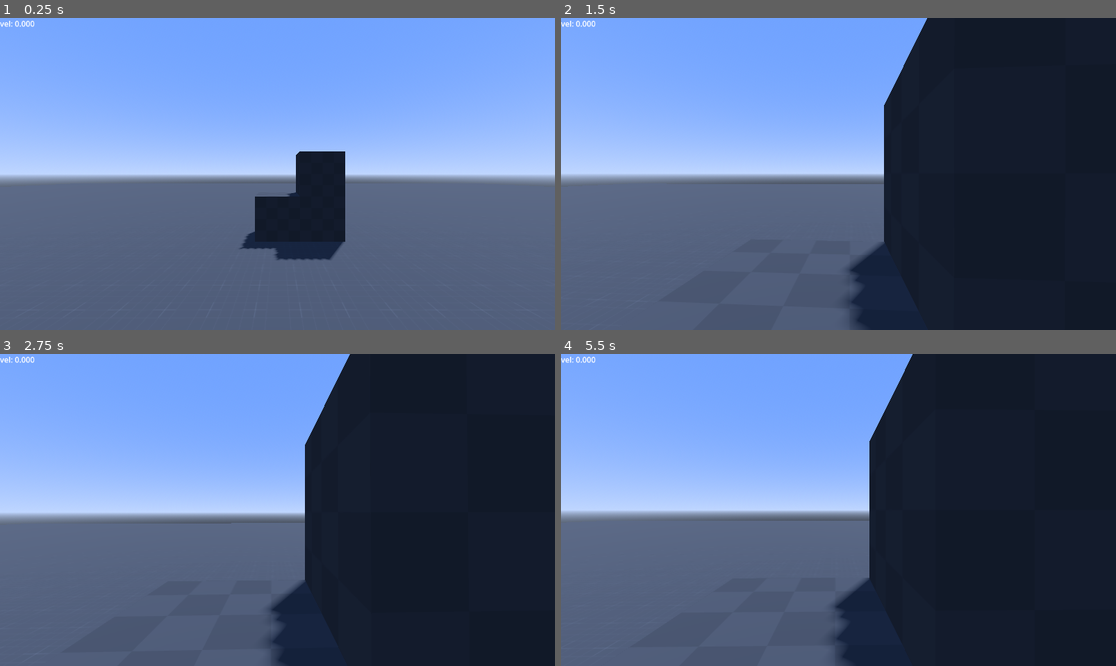
Above: before the commit, frames 1-4 (two rows, left to right).
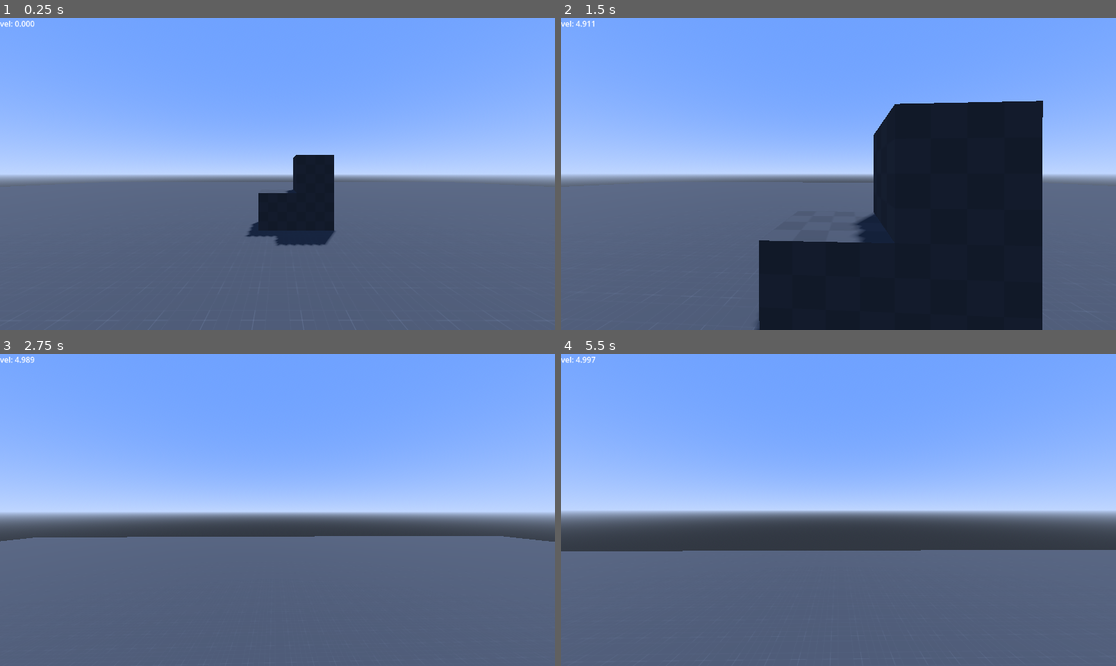
Above: after the commit, the same moments.

Repository: mvahaste/quake-like-movement-gd
Game: Godot game, scene res://Main.tscn
The game is run twice, just before and just after one commit, with the same random seed, the same clock (stepped at 60 frames per second) and the same inputs.
Inputs (mouse positions are in pixels of both pictures, inside the frame that each line leads up to):
- Up to frame 1 (0.25 s): no input
- Up to frame 2 (1.5 s): tap Enter (ui_accept) at 0.5, 0.6 s; move the mouse to (866, 174) at 0.52 s; hold Space (jump, bound only after the commit) 0.53-1.28 s; hold W (move_forward) from 0.53 s (still down); move the mouse to (810, 174) at 1.27 s; tap Space (jump, bound only after the commit) at 1.35 s
- Up to frame 3 (2.75 s): keep holding W (move_forward); tap Space (jump, bound only after the commit) at 1.52, 1.82 s; tap Enter (ui_accept) at 1.55, 2.1 s; move the mouse to (288, 503) at 2.02 s; hold Space (jump, bound only after the commit) from 2.03 s (still down)
- Up to frame 4 (5.5 s): keep holding W (move_forward); tap Enter (ui_accept) at 2.75, 2.85, 4.35, 5.1 s; move the mouse to (832, 516) at 2.77 s; release Space (jump, bound only after the commit) at 2.78 s; tap Space (jump, bound only after the commit) at 3.02, 3.32, 4.52, 4.82 s; move the mouse to (877, 513) at 3.52 s; hold Space (jump, bound only after the commit) 3.53-4.28 s; move the mouse to (794, 506) at 4.27 s; move the mouse to (844, 510) at 5.02 s; hold Space (jump, bound only after the commit) from 5.03 s (still down)

The runs differ from the first frame. In frame 1, 1.7% of the frame differs, in the area x 43-63%, y 42-78%; in frame 2, 26%; in frame 3, 48%; in frame 4, 50%, in the area x 0-100%, y 0-100%.

Commit message:
*

Diff:
--- a/Main.tscn
+++ b/Main.tscn
@@ -1,9 +1,8 @@
-[gd_scene load_steps=8 format=3 uid="uid://ddsnym7sc8as0"]
+[gd_scene load_steps=7 format=3 uid="uid://ddsnym7sc8as0"]
 
 [ext_resource type="PackedScene" uid="uid://di46bbpwdpgfx" path="res://ground.tscn" id="1_jlyiq"]
 [ext_resource type="PackedScene" uid="uid://c6i608828npn7" path="res://box.tscn" id="2_2us5x"]
 [ext_resource type="PackedScene" uid="uid://capjbcwj6qrp0" path="res://player.tscn" id="3_mlg6t"]
-[ext_resource type="Script" path="res://PlayerController.gd" id="4_u6kpo"]
 
 [sub_resource type="ProceduralSkyMaterial" id="ProceduralSkyMaterial_5widx"]
 sky_top_color = Color(0.431373, 0.631373, 1, 1)
@@ -46,4 +45,3 @@
 transform = Transform3D(1, 0, 0, 0, 1, 0, 0, 0, 1, 1, 1.5, -5)
 
 [node name="Player" parent="." instance=ExtResource("3_mlg6t")]
-script = ExtResource("4_u6kpo")
--- a/PlayerController.gd
+++ b/PlayerController.gd
@@ -4,54 +4,60 @@
 const SPEED = 5.0
 const JUMP_VELOCITY = 4.5
 
-const MAX_SPEED = 128
-const MAX_ACCEL = 10 * MAX_SPEED
-const MOUSE_SENSITIVITY = 0.001
-
 # Get the gravity from the project settings to be synced with RigidBody nodes.
 var gravity = ProjectSettings.get_setting("physics/3d/default_gravity")
 
+var last_floor = true
+var wishdir = Vector3()
+var prev_wishdir = Vector3()
+var direction = Vector3()
+
 
 func _ready():
-	# Lock mouse
 	Input.set_mouse_mode(Input.MOUSE_MODE_CAPTURED)
 
 
 func _input(event):
+	if event is InputEventMouseMotion:
+		rotate_y(deg_to_rad(-event.relative.x) * 0.05)
+		$Head.rotate_x(deg_to_rad(-event.relative.y) * 0.05)
+		$Head.rotation.x = clamp($Head.rotation.x, deg_to_rad(-89), deg_to_rad(89))
+
 	if Input.is_action_just_pressed("escape"):
 		get_tree().quit()
 
-	# Move mouse
-	if event is InputEventMouseMotion:
-		rotate_y(-event.relative.x * MOUSE_SENSITIVITY)
-		$Head.rotate_x(-event.relative.y * MOUSE_SENSITIVITY)
-
 
 func _process(delta):
-	# TODO: Add the gravity.
-	# if not is_on_floor():
-	# 	velocity.y -= gravity * delta
+	# Add the gravity.
+	if not is_on_floor():
+		velocity.y -= gravity * delta
 
-	# TODO: Handle Jump.
-	# if Input.is_action_just_pressed("ui_accept") and is_on_floor():
-	# 	velocity.y = JUMP_VELOCITY
+	# Handle Jump.
+	if Input.is_action_pressed("jump") and is_on_floor():
+		velocity.y = JUMP_VELOCITY
+		prev_wishdir = wishdir
 
 	# Get the input direction and handle the movement/deceleration.
-	var wishdir = Input.get_vector("move_left", "move_right", "move_forward", "move_backward")
-	var direction = (transform.basis * Vector3(wishdir.x, 0, wishdir.y)).normalized()
+	var input = Input.get_vector("move_left", "move_right", "move_forward", "move_backward")
+	wishdir = Vector3(input.x, 0, input.y)
 
-	# var current_speed = velocity * Vector3(wishdir.x, 0, wishdir.y)
+	print(wishdir)
 
-	# print(Vector3(wishdir.x, 1.25, wishdir.y))
-
-	$WishdirRaycast.target_position = lerp($WishdirRaycast.target_position, Vector3(wishdir.x, 0, wishdir.y) * 3, 0.25)
-	$Head/Label.text = "vel: %.3f" % velocity.length()
+	direction = lerp(direction, (transform.basis * wishdir).normalized(), 0.1)
 
 	if direction:
-		velocity.x = direction.x * MAX_ACCEL * delta
-		velocity.z = direction.z * MAX_ACCEL * delta
+		# velocity.x = direction.x * SPEED
+		velocity.x = lerp(velocity.x, direction.x * SPEED, 0.1)
+		# velocity.z = direction.z * SPEED
+		velocity.z = lerp(velocity.z, direction.z * SPEED, 0.1)
 	else:
-		velocity.x = move_toward(velocity.x, 0, MAX_ACCEL) * delta
-		velocity.z = move_toward(velocity.z, 0, MAX_ACCEL) * delta
+		if is_on_floor() and last_floor:
+			velocity.x = move_toward(velocity.x, 0, SPEED)
+			velocity.z = move_toward(velocity.z, 0, SPEED)
+
+	last_floor = is_on_floor()
+
+	$Head/Label.text = "vel: %.3f" % Vector2(velocity.x, velocity.z).length()
+	$WishdirRaycast.target_position = wishdir * 10
 
 	move_and_slide()
--- a/player.tscn
+++ b/player.tscn
@@ -1,5 +1,6 @@
-[gd_scene load_steps=4 format=3 uid="uid://capjbcwj6qrp0"]
+[gd_scene load_steps=5 format=3 uid="uid://capjbcwj6qrp0"]
 
+[ext_resource type="Script" path="res://PlayerController.gd" id="1_6wt0i"]
 [ext_resource type="Material" uid="uid://irrefgtp4rhh" path="res://grid_3.tres" id="1_tmp3y"]
 
 [sub_resource type="CapsuleShape3D" id="CapsuleShape3D_ugsp0"]
@@ -9,6 +10,7 @@
 
 [node name="Player" type="CharacterBody3D"]
 transform = Transform3D(1, 0, 0, 0, 1, 0, 0, 0, 1, 0, 1, 0)
+script = ExtResource("1_6wt0i")
 
 [node name="CollisionShape3D" type="CollisionShape3D" parent="."]
 shape = SubResource("CapsuleShape3D_ugsp0")
@@ -20,6 +22,7 @@
 transform = Transform3D(1, 0, 0, 0, 1, 0, 0, 0, 1, 0, 0.5, 0)
 
 [node name="Camera3D" type="Camera3D" parent="Head"]
+fov = 85.0
 
 [node name="Label" type="Label" parent="Head"]
 offset_right = 88.0
@@ -30,7 +33,7 @@
 
 [node name="WishdirRaycast" type="RayCast3D" parent="."]
 transform = Transform3D(1, 0, 0, 0, 1, 0, 0, 0, 1, 0, -1, 0)
-target_position = Vector3(0, 0, -2.921)
+target_position = Vector3(0, 0, 0)
 collide_with_bodies = false
 debug_shape_custom_color = Color(1, 0, 0, 1)
 debug_shape_thickness = 5
--- a/project.godot
+++ b/project.godot
@@ -42,3 +42,8 @@
 "events": [Object(InputEventKey,"resource_local_to_scene":false,"resource_name":"","device":0,"window_id":0,"alt_pressed":false,"shift_pressed":false,"ctrl_pressed":false,"meta_pressed":false,"pressed":false,"keycode":0,"physical_keycode":4194305,"unicode":0,"echo":false,"script":null)
 ]
 }
+jump={
+"deadzone": 0.5,
+"events": [Object(InputEventKey,"resource_local_to_scene":false,"resource_name":"","device":0,"window_id":0,"alt_pressed":false,"shift_pressed":false,"ctrl_pressed":false,"meta_pressed":false,"pressed":false,"keycode":0,"physical_keycode":32,"unicode":0,"echo":false,"script":null)
+]
+}
